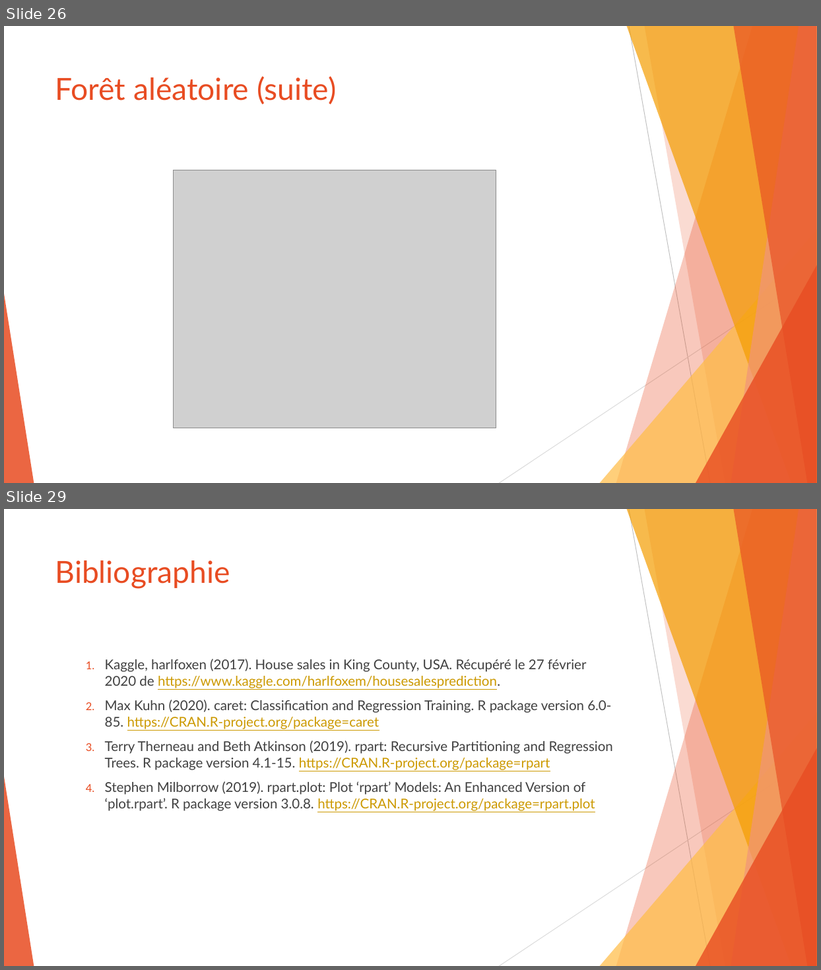
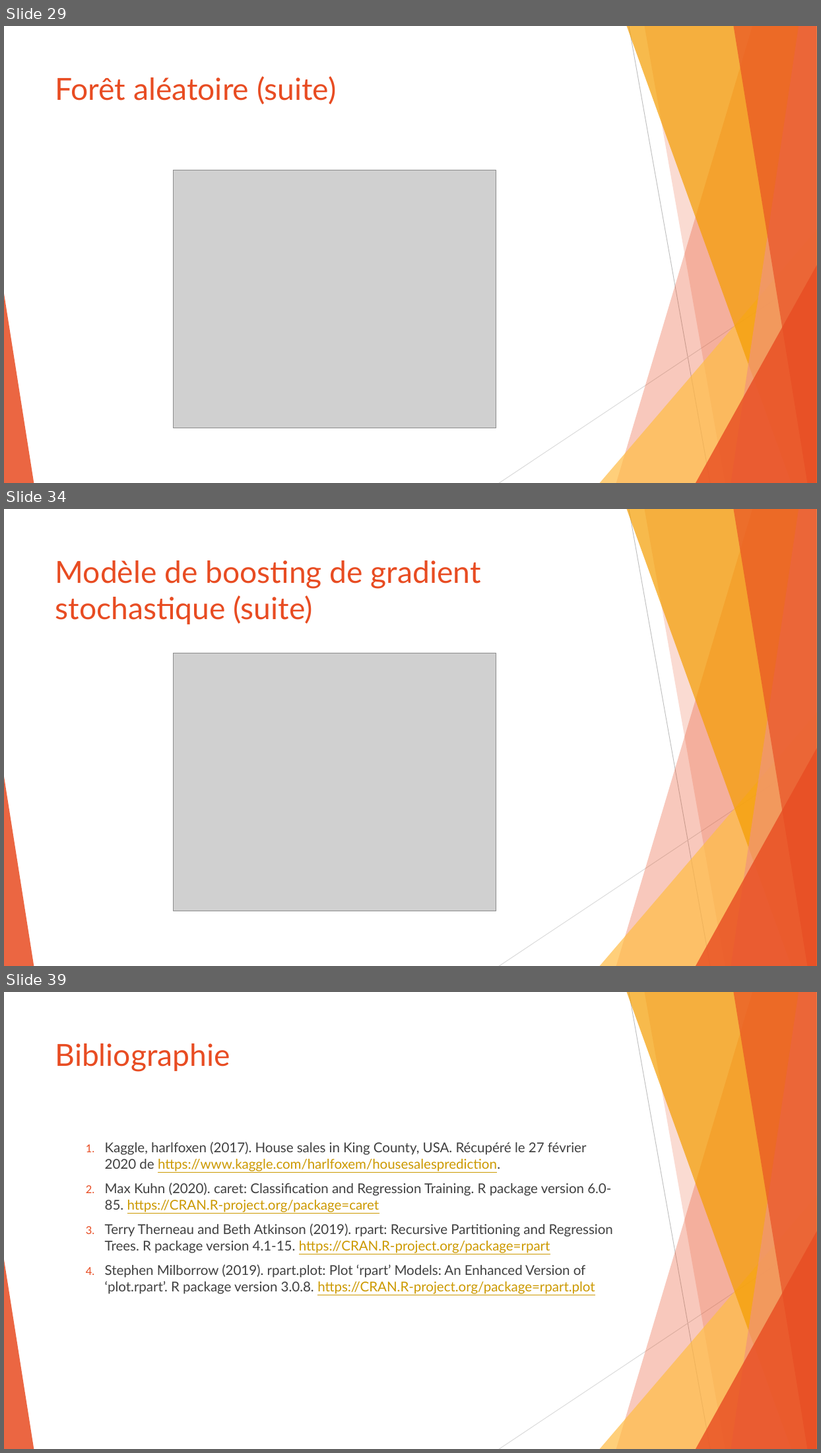
Before and after one commit to SamuelProvencher/TP-Apprentissage, a slide deck: PP.pptx. Shown one above the other, each under a label of ours: slides 26 and 29 before the commit, slides 29, 34 and 39 after it; the slides between them are not shown. The pictures are 821x970 and 821x1453 pixels, drawn with LibreOffice and Linux fonts; fonts in the diff are those of the drawing; grey boxes stand for pictures. Boxes give left, top, right and bottom in pixels: in the first picture for what was removed or moved away, otherwise in the second. Text is boxed around its words. In the diff, an @@ line names an element or a change of style, - is before the commit and + after.

```diff
--- a/PP.pptx
+++ b/PP.pptx
@@ slide 34 added at (4, 509, 817, 966), background #FFFFFF; not listed: 10 template elements that a slide beside it also shows @@
@@ title added at (55, 560, 481, 625), 36 pt, text #E84C22 @@
+Modèle de boosting de gradient stochastique (suite)
@@ picture added at (174, 653, 496, 912) @@
@@ what was slide 26 is now slide 29 @@
@@ what was slide 29 is now slide 39 @@
```
Also in this commit, not shown: 8 slides changed, 9 other slides added, 1 other file.
